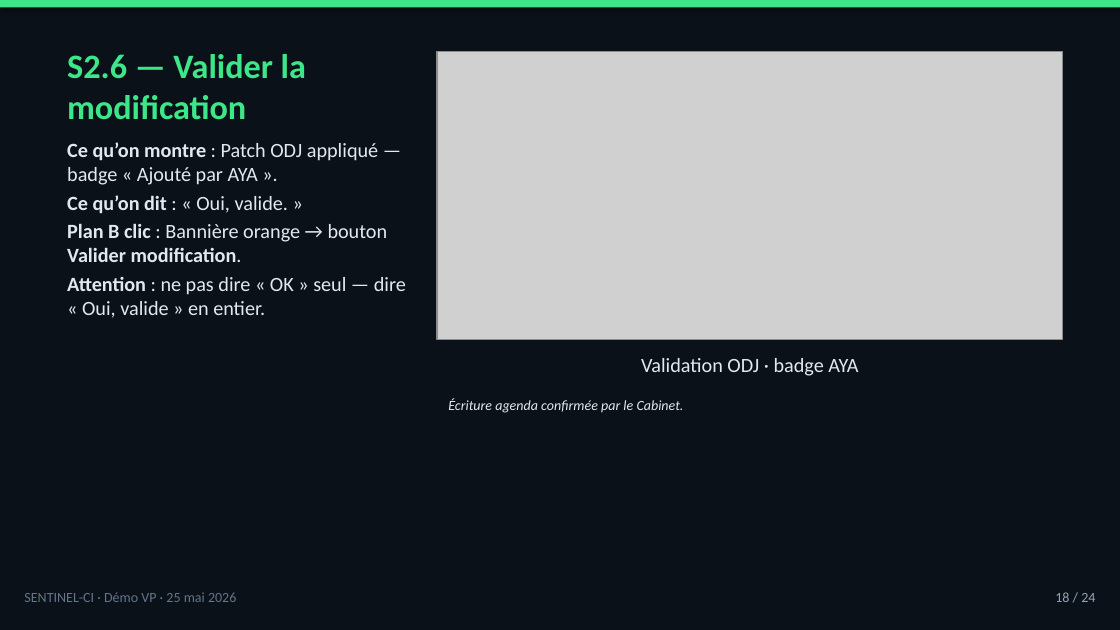
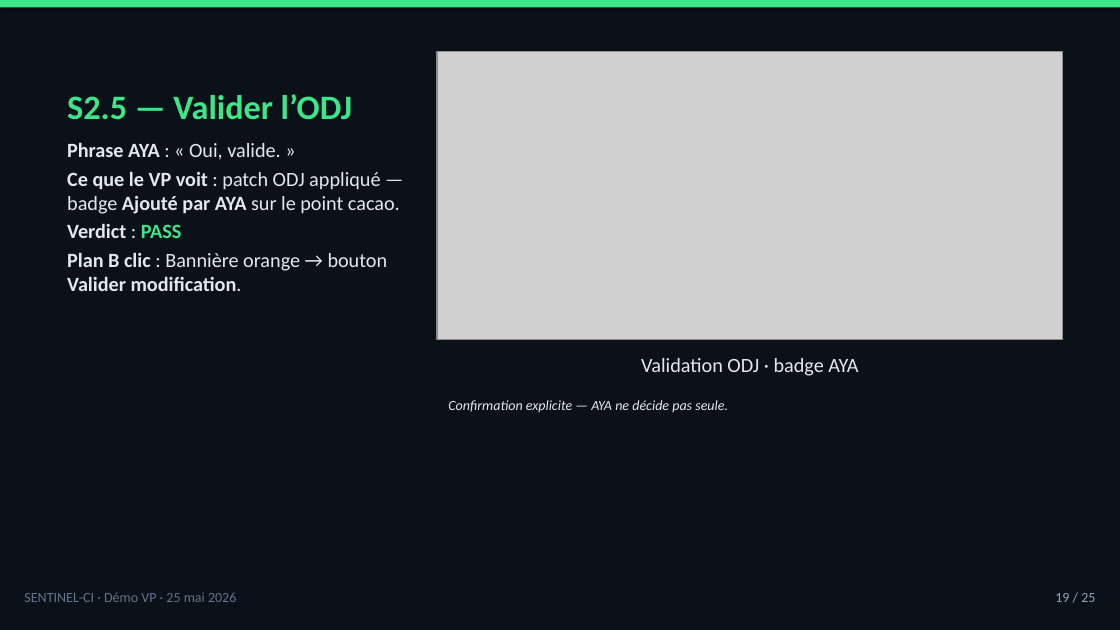
Before and after one commit to tishacian/hyusai, a slide deck: slide 19 of docs/sentinel-ci-demo-presenter-deck-2026-05-25.pptx (slide 18 before the commit). Drawn at 1120x630 pixels with LibreOffice and Linux fonts; fonts in the diff are those of the drawing; grey boxes stand for pictures. Boxes give left, top, right and bottom in pixels: in the first picture for what was removed or moved away, otherwise in the second. Text is boxed around its words. In the diff, an @@ line names an element or a change of style, - is before the commit and + after.

```diff
--- a/docs/sentinel-ci-demo-presenter-deck-2026-05-25.pptx
+++ b/docs/sentinel-ci-demo-presenter-deck-2026-05-25.pptx
@@ title at <box>67,94,353,120</box>: text changed @@
-S2.6 — Valider la modification
+S2.5 — Valider l’ODJ
@@ text at <box>67,142,400,238</box>: text changed @@
-Ce qu’on montre : Patch ODJ appliqué — badge « Ajouté par AYA ».
-Ce qu’on dit : « Oui, valide. »
+Phrase AYA : « Oui, valide. »
+Ce que le VP voit : patch ODJ appliqué — badge Ajouté par AYA sur le point cacao.
+Verdict : PASS
@@ text at <box>67,277,406,318</box>: paragraph removed @@
-Attention : ne pas dire « OK » seul — dire « Oui, valide » en entier.
@@ text at <box>448,400,728,412</box>: text changed @@
-Écriture agenda confirmée par le Cabinet.
+Confirmation explicite — AYA ne décide pas seule.
@@ text at <box>1055,593,1095,602</box>: text changed @@
-18 / 24
+19 / 25
```
Also in this commit, not shown: 20 other slides changed, 3 slides added, 2 slides removed, 2 other files.
